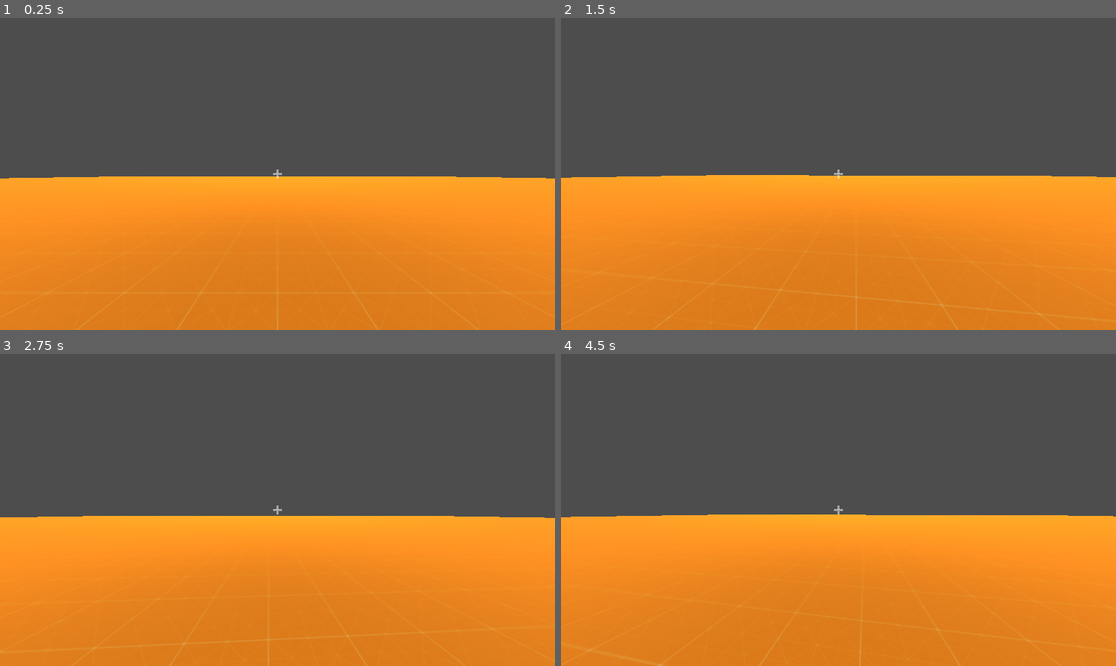
Above: before the commit, frames 1-4 (two rows, left to right).
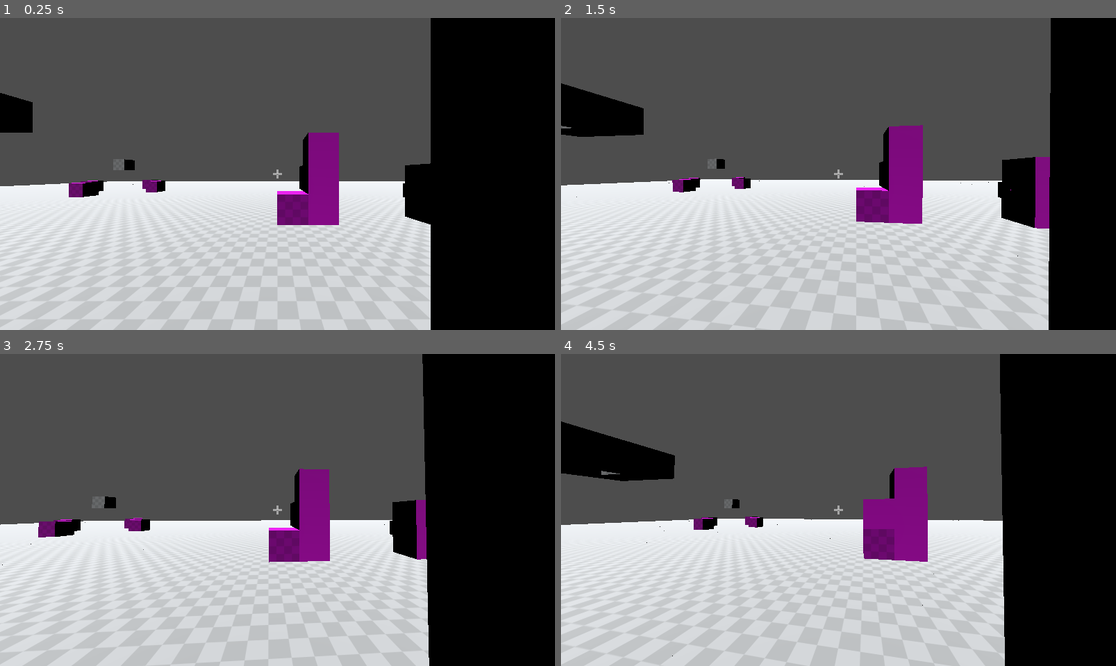
Above: after the commit, the same moments.

Repository: Makerizms/Dreamscape
Game: Godot game, scene res://voxels.tscn
The game is run twice, just before and just after one commit, with the same random seed, the same clock (stepped at 60 frames per second) and the same inputs. Before the commit the project starts from res://test_scene.tscn.
Inputs (mouse positions are in pixels of both pictures, inside the frame that each line leads up to):
- Up to frame 1 (0.25 s): no input
- Up to frame 2 (1.5 s): tap Enter (ui_accept) at 0.5, 0.77 s; move the mouse to (866, 174) at 0.52 s; tap A (A) at 0.6 s; move the mouse to (810, 174) at 1.27 s; tap D (D) at 1.35 s
- Up to frame 3 (2.75 s): tap Enter (ui_accept) at 1.52 s; move the mouse to (288, 503) at 2.02 s; click (288, 503) at 2.1 s
- Up to frame 4 (4.5 s): tap Enter (ui_accept) at 2.75, 3.02, 3.77 s; move the mouse to (832, 516) at 2.77 s; tap Middle mouse button (MiddleClick) at 2.85 s; move the mouse to (877, 513) at 3.52 s; right-click (877, 513) at 3.6 s; move the mouse to (794, 506) at 4.27 s; tap S (S) at 4.35 s

The runs differ from the first frame. In frame 1, 62% of the frame differs, in the area x 0-100%, y 0-100%; in frame 2, 59%; in frame 3, 62%; in frame 4, 63%.

Commit message:
Prototype v1
The first version of a playable prototype is now up \o/

Diff:
--- a/AnarchiaPrototypeGodot/anarchia-prototype-(godot)/project.godot
+++ b/AnarchiaPrototypeGodot/anarchia-prototype-(godot)/project.godot
@@ -11,7 +11,7 @@
 [application]
 
 config/name="Anarchia Prototype (Godot)"
-run/main_scene="res://test_scene.tscn"
+run/main_scene="res://voxels.tscn"
 config/features=PackedStringArray("4.3", "Forward Plus")
 config/icon="res://icon.svg"
 
Not shown, added: AnarchiaPrototypeGodot/anarchia-prototype-(godot)/export_presets.cfg
Not shown, added: prototype_v1_play/prototype_v1.console.exe
Not shown, added: prototype_v1_play/prototype_v1.exe
Not shown, added: prototype_v1_play/prototype_v1.pck
